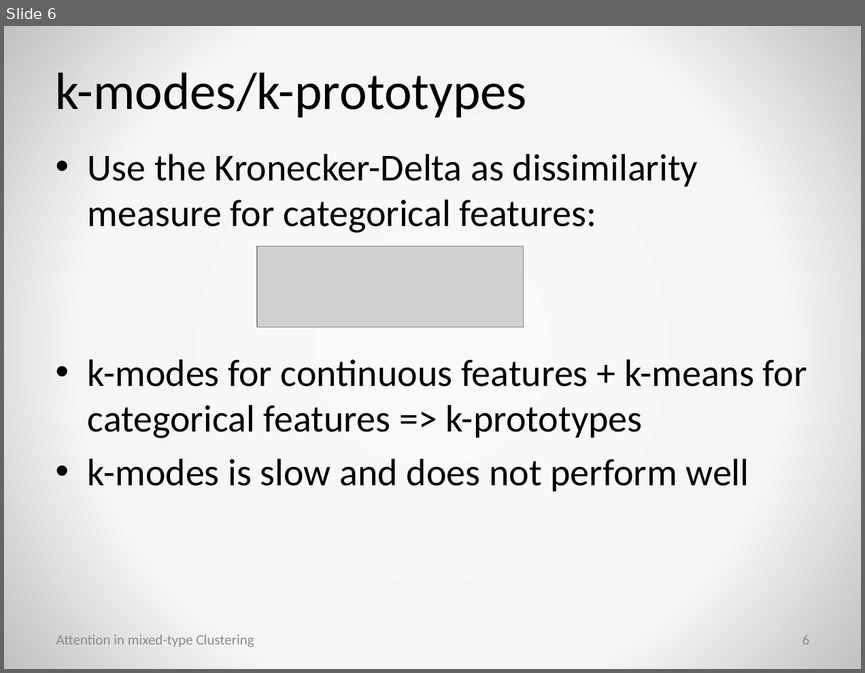
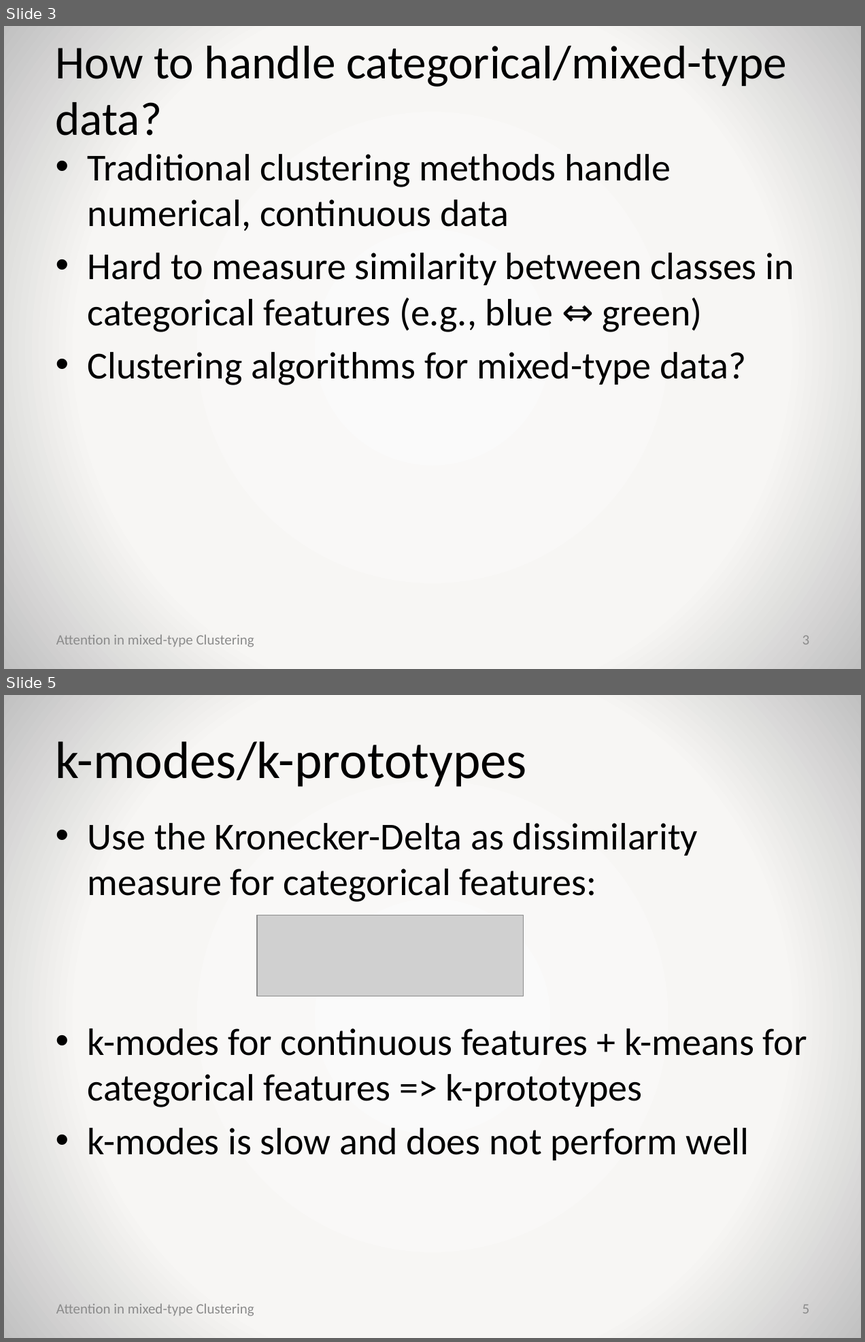
Before and after one commit to jaanisfehling/attention-mixed-type-clustering, a slide deck: presentation.pptx. Shown one above the other, each under a label of ours: slide 6 before the commit, slides 3 and 5 after it; the slides between them are not shown. The pictures are 865x673 and 865x1342 pixels, drawn with LibreOffice and Linux fonts; fonts in the diff are those of the drawing; grey boxes stand for pictures; background and template pictures are left out. Boxes give left, top, right and bottom in pixels: in the first picture for what was removed or moved away, otherwise in the second. Text is boxed around its words. In the diff, an @@ line names an element or a change of style, - is before the commit and + after.

```diff
--- a/presentation.pptx
+++ b/presentation.pptx
@@ slide 3 added at bbox=[4, 26, 861, 669], background gradient #FAFAFA to #F7F6F4 to #C1C1C1 @@
@@ title added at bbox=[56, 46, 787, 135], 39.6 pt, text #000000 @@
+How to handle categorical/mixed-type data?
@@ text added at bbox=[88, 154, 794, 385], 32 pt, text #000000 @@
+• Traditional clustering methods handle numerical, continuous data
+• Hard to measure similarity between classes in categorical features (e.g., blue ⇔ green)
+• Clustering algorithms for mixed-type data?
@@ text added at bbox=[56, 634, 254, 647], 12 pt, text #8C8C8C @@
+Attention in mixed-type Clustering
@@ page number added at bbox=[802, 635, 810, 644], 12 pt, text #8C8C8C @@
+3
@@ what was slide 6 is now slide 5 @@
@@ page number at bbox=[802, 1304, 810, 1313]: text changed @@
-6
+5
```
Also in this commit, not shown: 10 slides changed, 1 other slide added.
